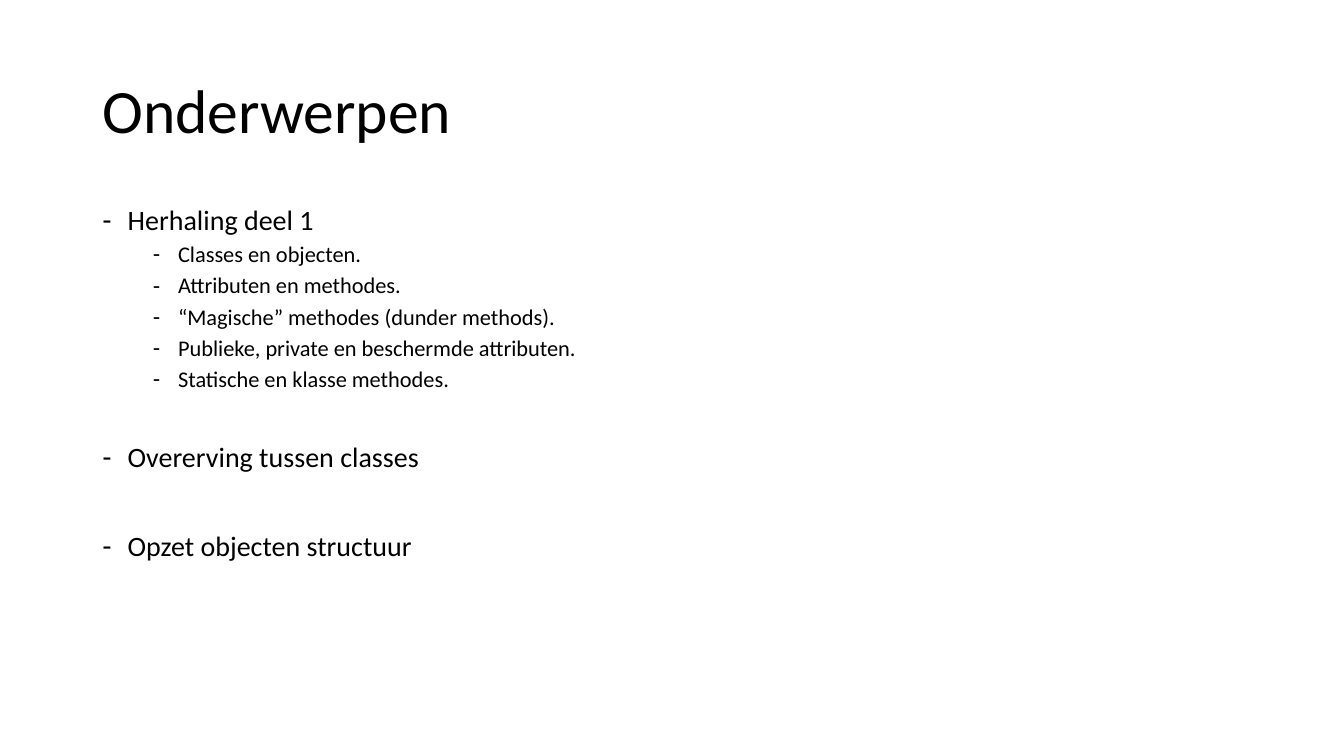
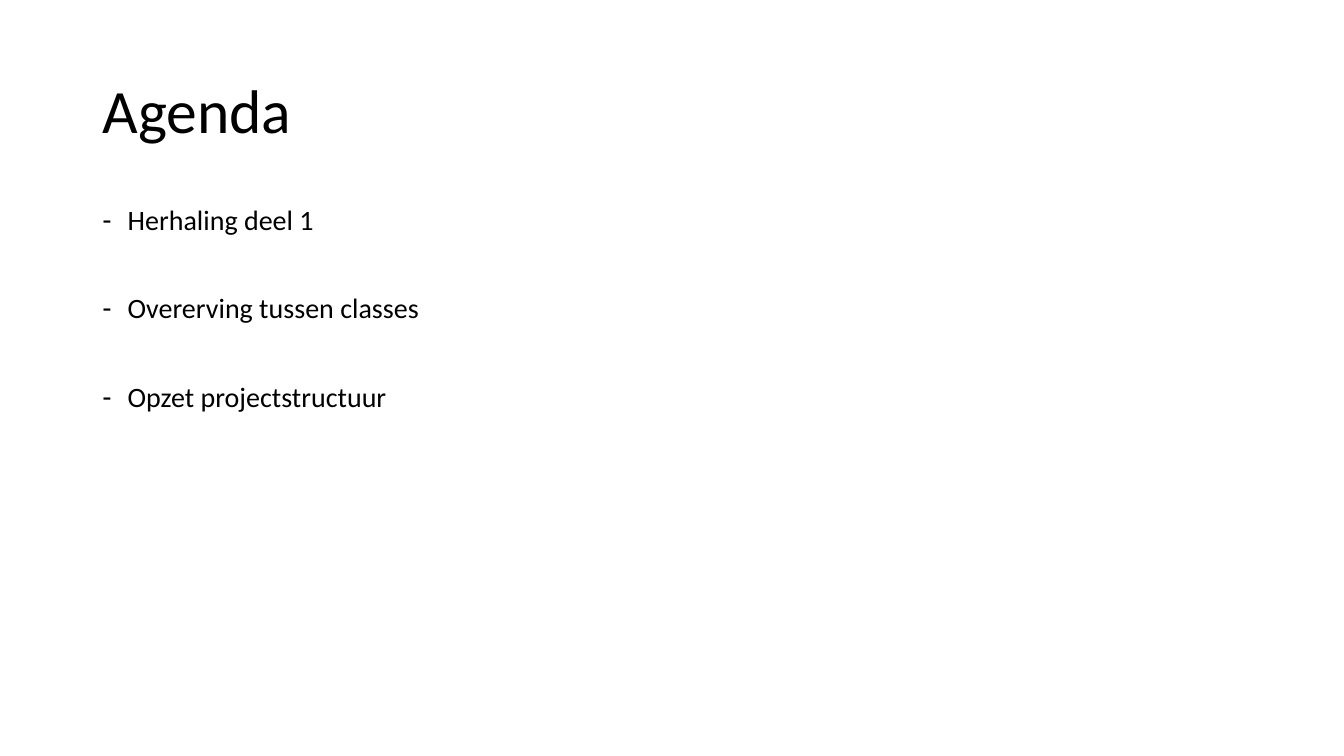
Before and after one commit to LFKoning/knowledge-sharing, a slide deck: slide 2 of objects/part_2/python_objects_2.pptx. Drawn at 1344x756 pixels with LibreOffice and Linux fonts; fonts in the diff are those of the drawing. Boxes give left, top, right and bottom in pixels: in the first picture for what was removed or moved away, otherwise in the second. Text is boxed around its words. In the diff, an @@ line names an element or a change of style, - is before the commit and + after.

```diff
--- a/objects/part_2/python_objects_2.pptx
+++ b/objects/part_2/python_objects_2.pptx
@@ title at [102, 90, 291, 144]: text changed @@
-Onderwerpen
+Agenda
@@ text at [178, 246, 576, 387]: paragraphs removed @@
-  – Classes en objecten.
-  – Attributen en methodes.
-  – “Magische” methodes (dunder methods).
-  – Publieke, private en beschermde attributen.
-  – Statische en klasse methodes.
@@ text at [128, 387, 387, 412]: text changed @@
-– Opzet objecten structuur
+– Opzet projectstructuur
```
Also in this commit, not shown: 2 other files.
